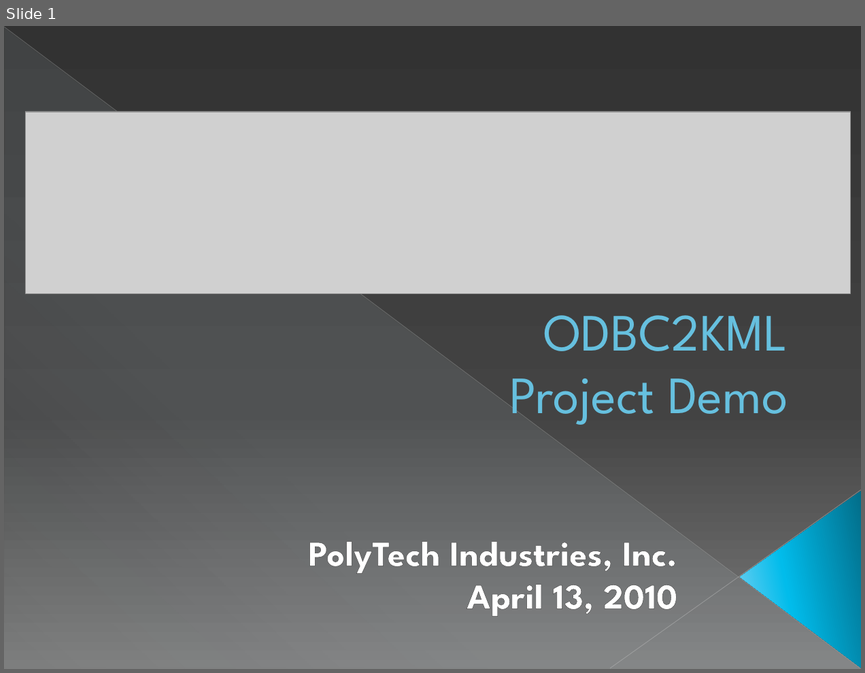
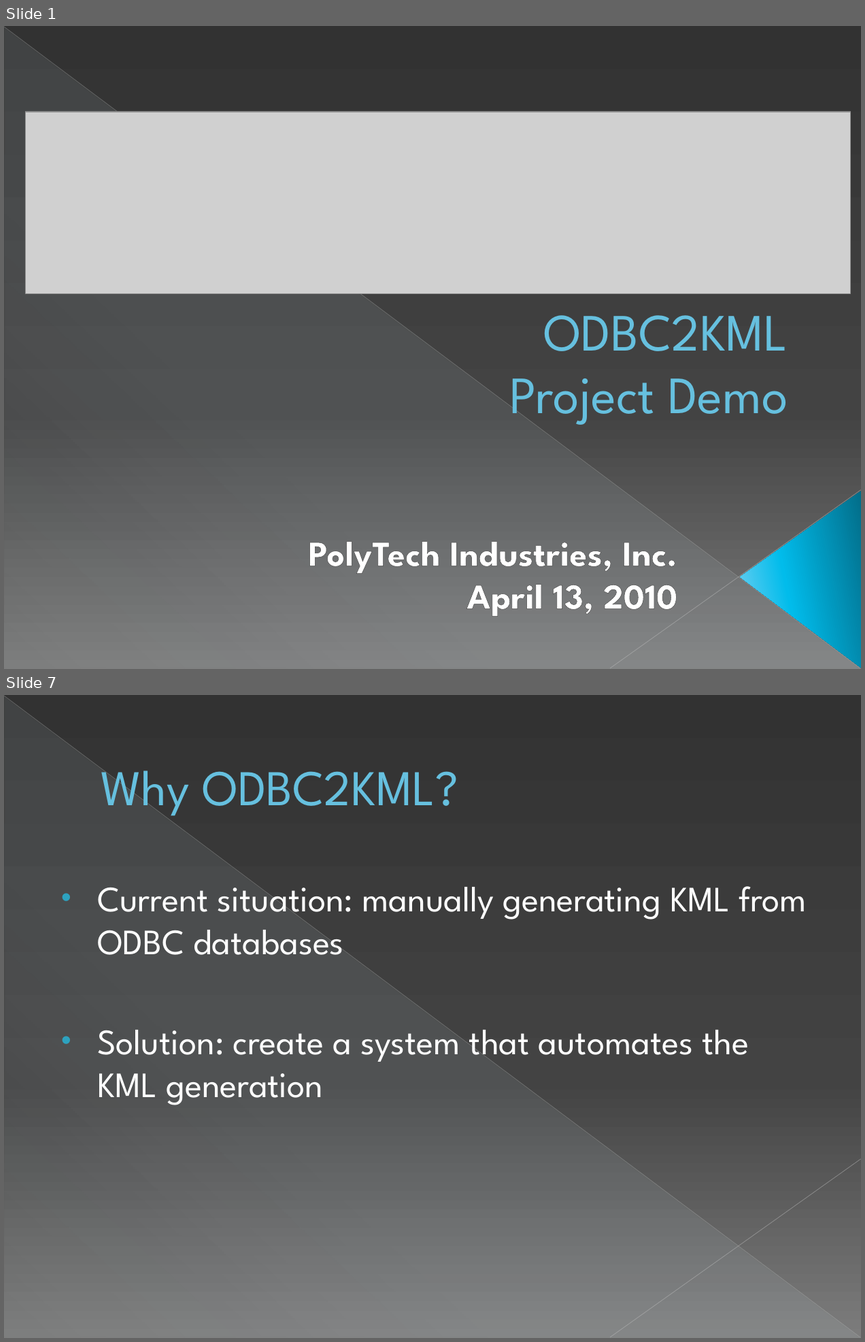
Before and after one commit to sweenr/odbc2kml, a slide deck: docs/ODBC2KML Demo Slides.pptx. Shown one above the other, each under a label of ours: slide 1 before the commit, slides 1 and 7 after it; the slides between them are not shown. The pictures are 865x673 and 865x1342 pixels, drawn with LibreOffice and Linux fonts; fonts in the diff are those of the drawing; grey boxes stand for pictures. Boxes give left, top, right and bottom in pixels: in the first picture for what was removed or moved away, otherwise in the second. Text is boxed around its words. In the diff, an @@ line names an element or a change of style, - is before the commit and + after.

```diff
--- a/docs/ODBC2KML Demo Slides.pptx
+++ b/docs/ODBC2KML Demo Slides.pptx
@@ slide 7 added at (x1=4, y1=695, x2=861, y2=1338), background gradient #333333 to #444444 to #7D7D7D; not listed: 3 template elements that a slide beside it also shows @@
@@ title added at (x1=101, y1=768, x2=458, y2=820), 42 pt, text #66C0E0 @@
+Why ODBC2KML?
@@ text added at (x1=97, y1=886, x2=806, y2=1105), 30 pt, text #FFFFFF @@
+• Current situation: manually generating KML from ODBC databases
+• Solution: create a system that automates the KML generation
```
Also in this commit, not shown: 5 slides changed, 6 other slides added, 2 slides removed.
